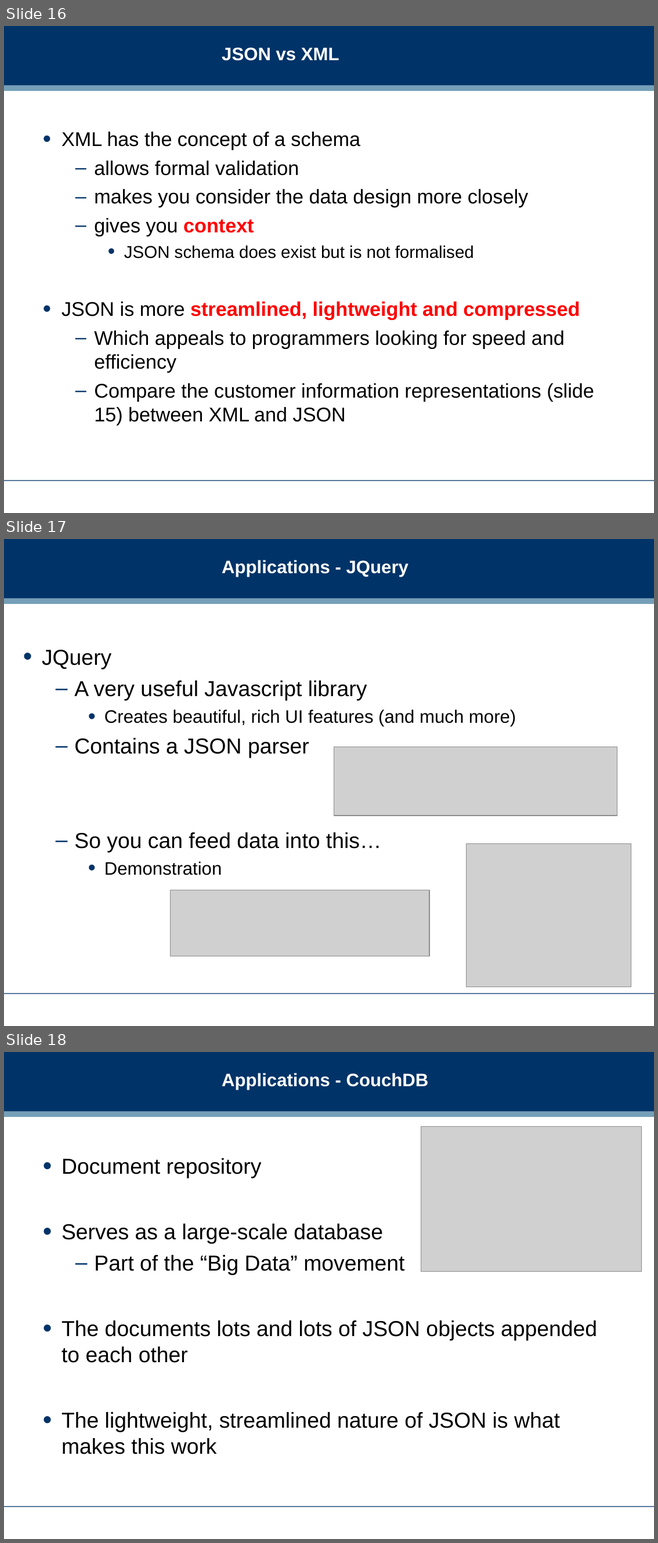
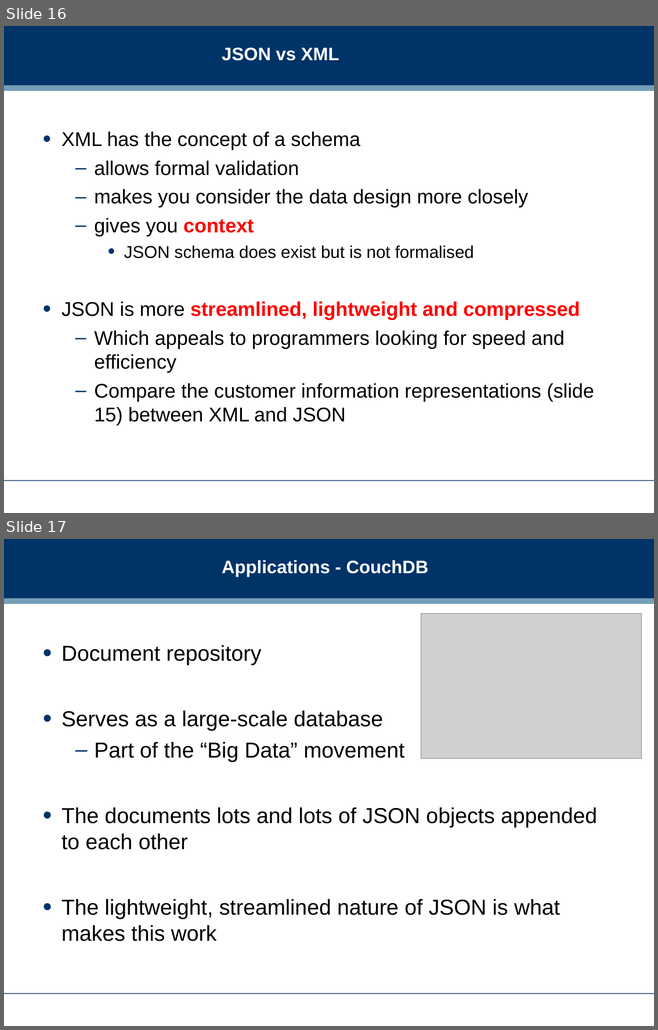
Before and after one commit to dreamind/ix, a slide deck: lectures/representing-data/json.ppt. Shown one above the other, each under a label of ours: slides 16, 17 and 18 before the commit, slides 16 and 17 after it. The pictures are 658x1543 and 658x1030 pixels, drawn with LibreOffice and Linux fonts; fonts in the diff are those of the drawing; grey boxes stand for pictures; background and template pictures are left out. Boxes give left, top, right and bottom in pixels: in the first picture for what was removed or moved away, otherwise in the second. Text is boxed around its words. In the diff, an @@ line names an element or a change of style, - is before the commit and + after.

Commit message:
Enable JSON lecture

```diff
--- a/lectures/representing-data/json.ppt
+++ b/lectures/representing-data/json.ppt
@@ slide 17 removed at <box>4,539,654,1026</box>, background #FFFFFF; not listed: 3 template elements that a slide beside it also shows @@
@@ title removed at <box>221,560,408,577</box> @@
-Applications - JQuery
@@ text removed at <box>42,650,516,875</box> @@
-• JQuery
-  – A very useful Javascript library
-    • Creates beautiful, rich UI features (and much more)
-  – Contains a JSON parser
-  – So you can feed data into this…
-    • Demonstration
@@ picture removed at <box>334,747,616,816</box> @@
@@ picture removed at <box>466,843,631,987</box> @@
@@ picture removed at <box>170,890,430,957</box> @@
@@ what was slide 18 is now slide 17 @@
```
Also in this commit, not shown: 2 slides changed, 1 other slide removed, 2 other files.
